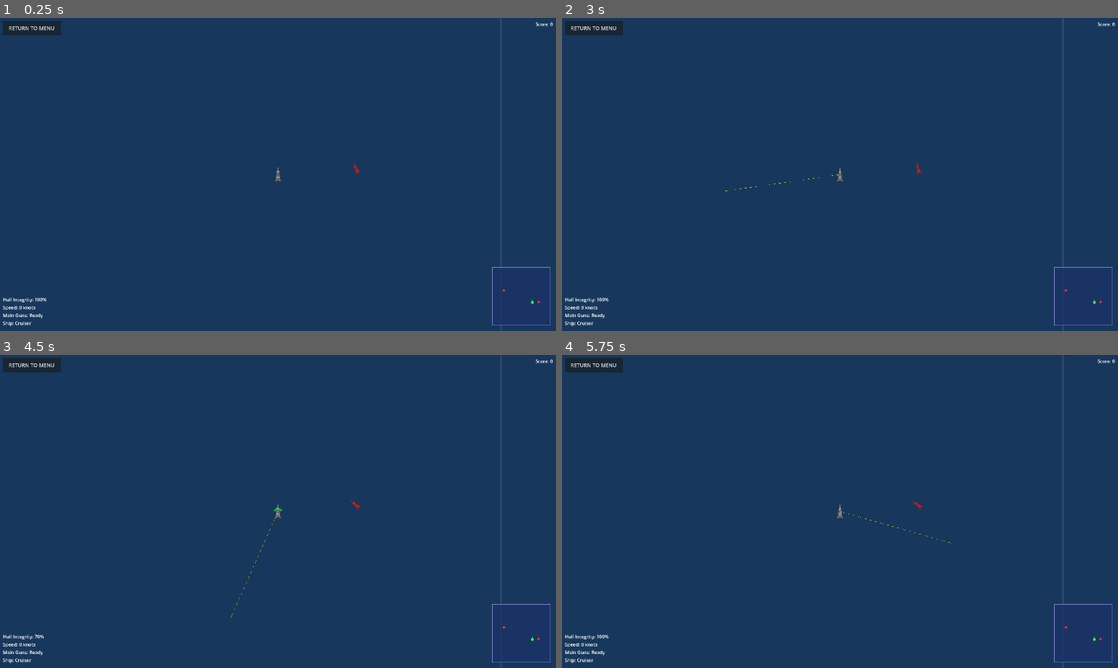
Above: before the commit, frames 1-4 (two rows, left to right).
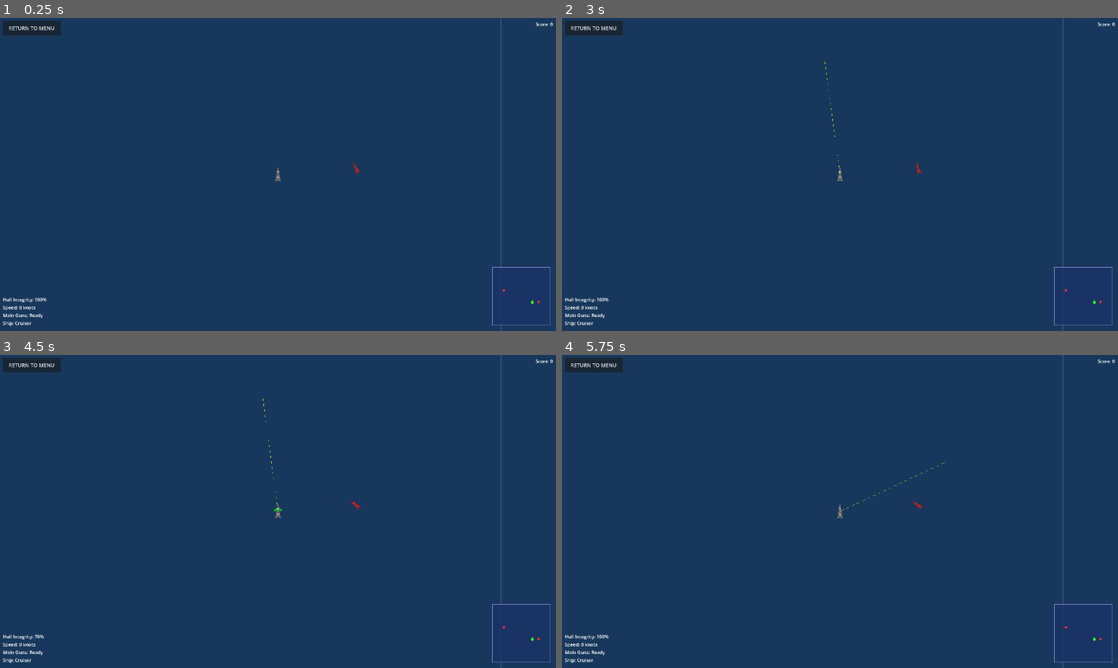
Above: after the commit, the same moments.

Repository: Hellboy20151011/Navalwars
Game: Godot game, scene res://scenes/main.tscn
The game is run twice, just before and just after one commit, with the same random seed, the same clock (stepped at 60 frames per second) and the same inputs. This scene is started directly instead of the project's main scene.
Inputs (mouse positions are in pixels of both pictures, inside the frame that each line leads up to):
- Up to frame 1 (0.25 s): no input
- Up to frame 2 (3 s): tap Enter at 0.5 s; move the mouse to (962, 158) at 0.52 s; hold D (turn_right) 0.53-1.25 s; tap Space (fire_main_guns) at 0.6, 2.75, 2.85 s; click (962, 158) at 0.67 s; click "RETURN TO MENU" at 1.25 s; click "START PRACTICE BATTLE" at 2 s; move the mouse to (728, 190) at 2.77 s; hold S (move_backward) from 2.78 s (still down); click (728, 190) at 2.92 s
- Up to frame 3 (4.5 s): move the mouse to (333, 442) at 3.52 s; release S (move_backward) at 3.53 s; hold D (turn_right) 3.53-4.28 s; hold Right mouse button (fire_secondary_guns) 3.53-4.28 s; click (333, 442) at 3.67 s; tap Space (fire_main_guns) at 3.8 s; move the mouse to (250, 574) at 4.27 s; hold W (move_forward) from 4.28 s (still down); tap Enter at 4.35 s; click (250, 574) at 4.42 s
- Up to frame 4 (5.75 s): tap Space (fire_main_guns) at 4.55, 5.1 s; tap Enter at 5 s; move the mouse to (1006, 558) at 5.02 s; release W (move_forward) at 5.03 s; hold A (turn_left) from 5.03 s (still down); click (1006, 558) at 5.17 s

The runs differ from the first frame. In frame 2, less than 0.1% of the frame differs, in the area x 29-51%, y 14-56%; in frame 3, less than 0.1%, in the area x 41-51%, y 14-84%; in frame 4, less than 0.1%.

Commit message:
Smooth turret rotation, always-visible aim line, fire in current turret direction
Co-authored-by: Hellboy20151011 <189905498+Hellboy20151011@users.noreply.github.com>

Diff:
--- a/scripts/ship.gd
+++ b/scripts/ship.gd
@@ -26,8 +26,10 @@
 var target_position: Vector2 = Vector2.ZERO
 var has_target: bool = false
 var aim_line_node: Node2D = null
+var current_turret_local_rotation: float = 0.0
 
 const AIM_LINE_LENGTH: float = 800.0
+const TURRET_ROTATION_SPEED: float = 2.0  # radians per second
 
 # Preload projectile scene and ship classes
 var projectile_scene = preload("res://scenes/projectile.tscn")
@@ -52,16 +54,13 @@
 	health = max_health
 	print("%s initialized with %d health" % [ship_class_name, health])
 
-	# Create dashed aim direction indicator
+	# Create dashed aim direction indicator (always visible)
 	aim_line_node = Node2D.new()
 	aim_line_node.z_index = 5
 	add_child(aim_line_node)
 	aim_line_node.draw.connect(func():
-		if not has_target:
-			return
-		var local_target = to_local(target_position)
-		var dir = local_target.normalized()
-		aim_line_node.draw_dashed_line(Vector2.ZERO, dir * AIM_LINE_LENGTH, Color(1.0, 1.0, 0.0, 0.8), 2.0, 20.0)
+		var turret_dir = Vector2(0, -1).rotated(current_turret_local_rotation)
+		aim_line_node.draw_dashed_line(Vector2.ZERO, turret_dir * AIM_LINE_LENGTH, Color(1.0, 1.0, 0.0, 0.8), 2.0, 20.0)
 	)
 
 func _apply_ship_class_stats():
@@ -86,9 +85,6 @@
 	if event is InputEventMouseButton and event.button_index == MOUSE_BUTTON_LEFT and event.pressed:
 		target_position = get_global_mouse_position()
 		has_target = true
-		_update_turret_aim()
-		if aim_line_node:
-			aim_line_node.queue_redraw()
 
 func _physics_process(delta):
 	# Handle movement input
@@ -115,11 +111,10 @@
 	# Move the ship
 	move_and_slide()
 
-	# Keep turrets aimed at target as ship moves/rotates
-	if has_target:
-		_update_turret_aim()
-		if aim_line_node:
-			aim_line_node.queue_redraw()
+	# Update turret aim every frame (smooth rotation toward target when set)
+	_update_turret_aim(delta)
+	if aim_line_node:
+		aim_line_node.queue_redraw()
 
 	# Handle weapons
 	if Input.is_action_just_pressed("fire_main_guns"):
@@ -140,24 +135,24 @@
 	_create_muzzle_flash(Vector2(0, -30))
 	_create_muzzle_flash(Vector2(0, 30))
 
-	# Determine fire direction: toward target if set, otherwise ship forward
-	var fire_angle: float
-	if has_target:
-		fire_angle = _aim_angle_to_target()
-	else:
-		fire_angle = rotation
+	# Fire in the direction the turrets are currently pointing
+	var fire_angle = rotation + current_turret_local_rotation
 
 	# Create main gun projectiles (front and rear turrets)
 	_spawn_projectile(Vector2(0, -30), fire_angle, main_gun_damage, 600.0)
 	_spawn_projectile(Vector2(0, 30), fire_angle, main_gun_damage, 600.0)
 
-func _update_turret_aim():
-	if not has_target:
-		return
-	# Rotate turrets so their local -Y axis (forward) points toward the target
-	var turret_rotation = _aim_angle_to_target() - rotation
-	$TurretFront.rotation = turret_rotation
-	$TurretRear.rotation = turret_rotation
+func _update_turret_aim(delta: float):
+	# Smoothly rotate turrets toward the target when one is set
+	if has_target:
+		var target_local_rot = _aim_angle_to_target() - rotation
+		# Shortest-path angular difference, clamped to [-PI, PI]
+		var diff = fposmod(target_local_rot - current_turret_local_rotation + PI, TAU) - PI
+		var step = TURRET_ROTATION_SPEED * delta
+		current_turret_local_rotation += clamp(diff, -step, step)
+	# Always apply current rotation to both turret nodes
+	$TurretFront.rotation = current_turret_local_rotation
+	$TurretRear.rotation = current_turret_local_rotation
 
 func _aim_angle_to_target() -> float:
 	# Returns the fire angle (radians) so Vector2(0,-1).rotated(angle) points at target_position.
